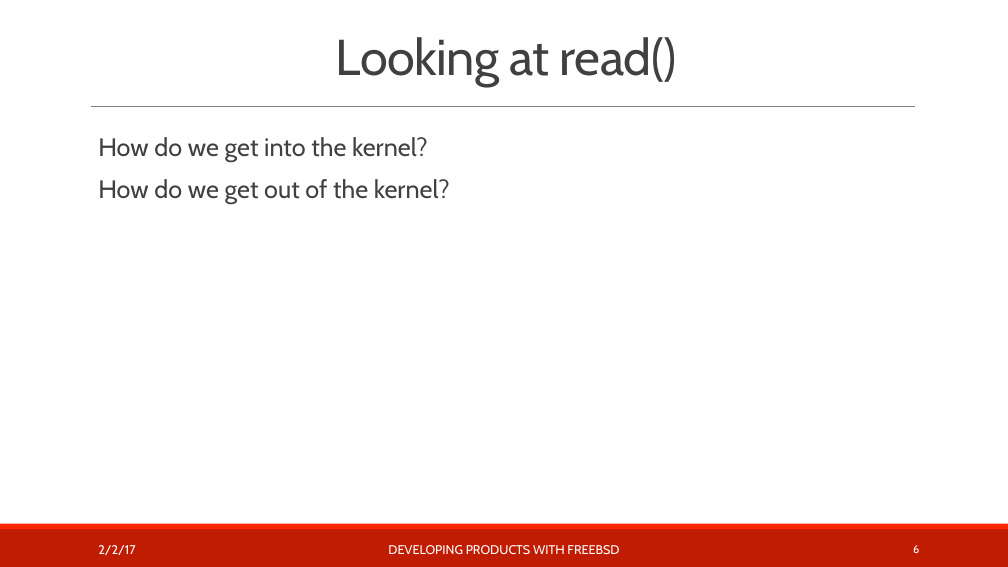
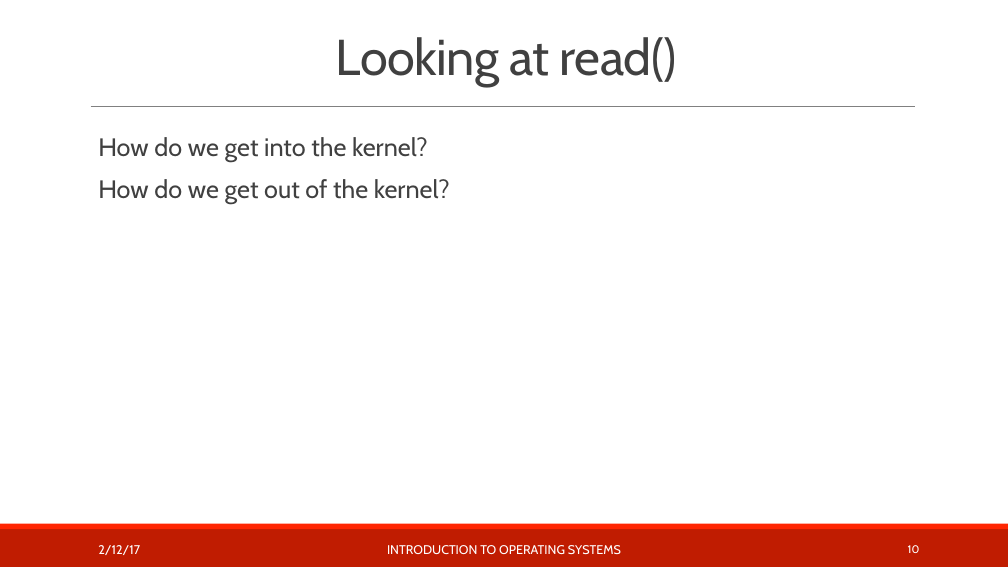
Before and after one commit to teachbsd/course, a slide deck: slide 10 of undergraduate/lectures/kernel-services.pptx (slide 6 before the commit). Drawn at 1008x567 pixels with LibreOffice and Linux fonts; fonts in the diff are those of the drawing; background and template pictures are left out. Boxes give left, top, right and bottom in pixels: in the first picture for what was removed or moved away, otherwise in the second. Text is boxed around its words. In the diff, an @@ line names an element or a change of style, - is before the commit and + after.

Commit message:
Snag some of Robert's slides for system calls.

```diff
--- a/undergraduate/lectures/kernel-services.pptx
+++ b/undergraduate/lectures/kernel-services.pptx
@@ text at <box>98,545,140,555</box>: text changed @@
-2/2/17
+2/12/17
@@ text at <box>387,545,621,554</box>: text changed @@
-DEVELOPING PRODUCTS WITH FREEBSD
+INTRODUCTION TO OPERATING SYSTEMS
@@ page number at <box>908,545,920,553</box>: text changed @@
-6
+10
```
Also in this commit, not shown: 7 other slides changed, 4 slides added.
